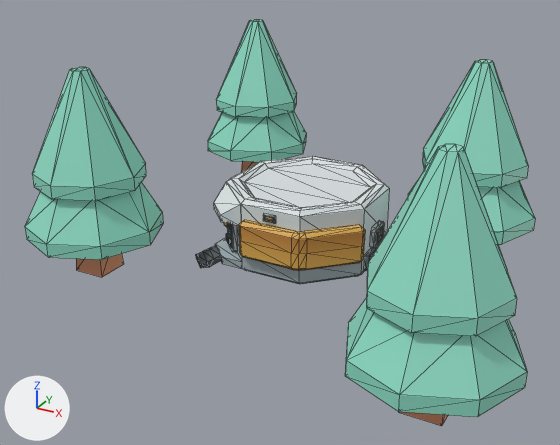
The glTF model Mod/main/Model/Building/ArtificialForest.glb as it was, and as the next commit left it.
One viewpoint serves both versions: a 50 mm camera at (1.26, -2.51, 1.35) aimed at (-0.01, -0.19, 0.19). Arrows for +X, +Y and +Z are at lower left; the lights stay in place. Mesh edges are drawn as thin lines. Where no turn or scale is listed for an object, it has been applied to the vertices.

In view in the first picture: 'basemodule_A_Cylinder.001', 'detail_treeLarge.001', 'detail_treeLarge.002', 'detail_treeLarge.003', 'detail_treeLarge.004'.
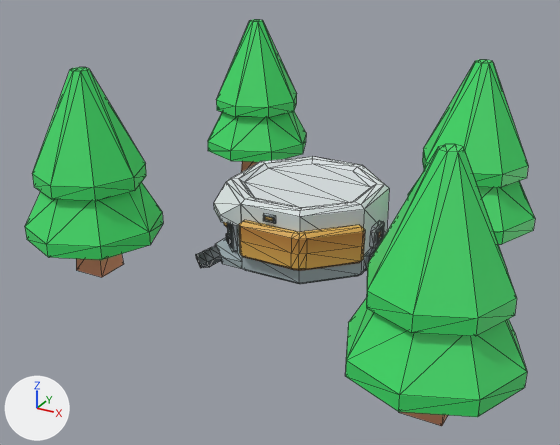
Changed parts and their boxes [x1, y1, x2, y2] in the pictures (560 x 445 px):
'detail_treeLarge.001', recoloured: [346, 144, 527, 418] in both
'detail_treeLarge.004', recoloured: [25, 67, 163, 263] in both
'detail_treeLarge.002', recoloured: [407, 60, 535, 244] in both
'detail_treeLarge.003', recoloured: [208, 19, 306, 165] in both

The change in detail:
Material 'foliage' (mat_foliage) changes colour from green #8ddbc4 to green #3ddb67; in linear values from (0.267, 0.71, 0.553) to (0.0462, 0.71, 0.136).
